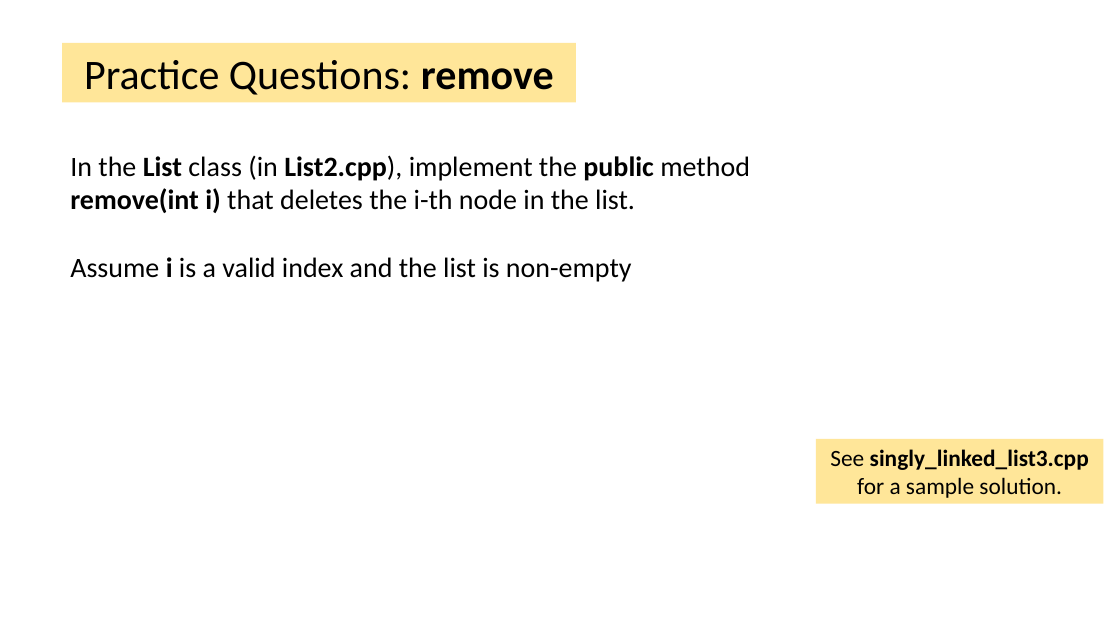
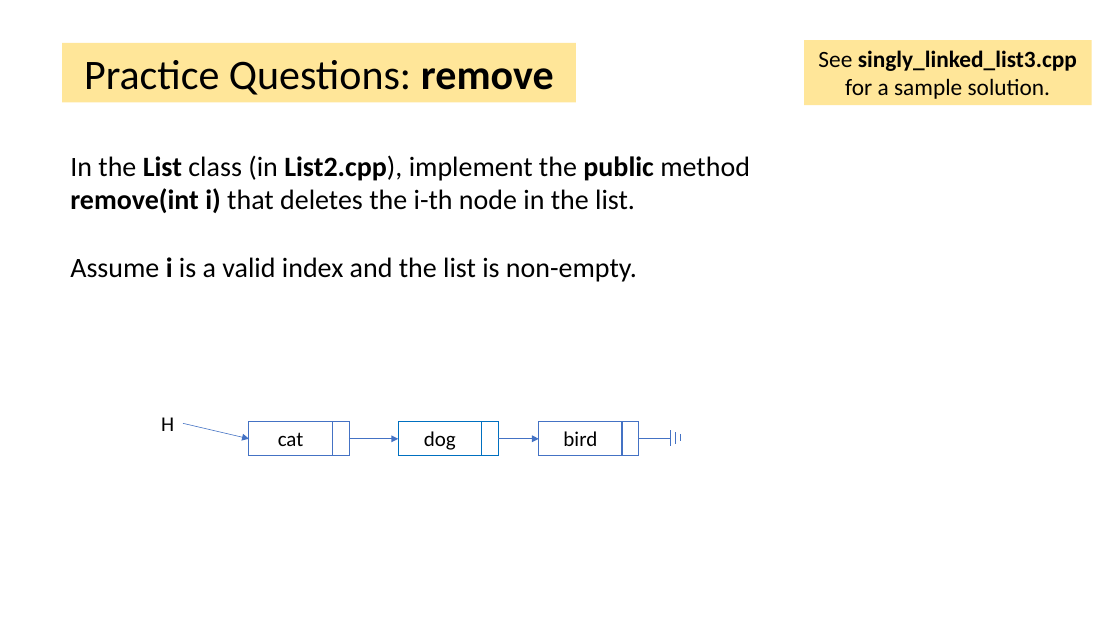
Before and after one commit to tjd1234/cmpt225fall2023, a slide deck: slide 9 of lecture_notes/week3/week3.pptx (slide 5 before the commit). Drawn at 1120x630 pixels with LibreOffice and Linux fonts; fonts in the diff are those of the drawing. Boxes give left, top, right and bottom in pixels: in the first picture for what was removed or moved away, otherwise in the second. Text is boxed around its words. In the diff, an @@ line names an element or a change of style, - is before the commit and + after.

```diff
--- a/lecture_notes/week3/week3.pptx
+++ b/lecture_notes/week3/week3.pptx
@@ rectangle "See singly_linked_list3.cpp for a sample ..." moved from (x1=816, y1=439, x2=1103, y2=503) to (x1=804, y1=40, x2=1091, y2=105) @@
@@ text at (x1=70, y1=257, x2=637, y2=282): text changed @@
-Assume i is a valid index and the list is non-empty
+Assume i is a valid index and the list is non-empty.
@@ text added at (x1=161, y1=417, x2=174, y2=431), 18 pt, text #000000 @@
+H
@@ arrow added from (183, 423) to (249, 439), #4472C4 0.5 pt @@
@@ rectangle added at (x1=249, y1=422, x2=332, y2=455), outline #4472C4 0.75 pt, 18 pt, text #000000 @@
+cat
@@ rectangle added at (x1=333, y1=422, x2=350, y2=455), outline #4472C4 0.75 pt @@
@@ arrow added from (350, 439) to (398, 439), #4472C4 0.5 pt @@
@@ rectangle added at (x1=398, y1=422, x2=481, y2=455), outline #0070C0 0.75 pt, 18 pt, text #000000 @@
+dog
@@ rectangle added at (x1=481, y1=422, x2=498, y2=455), outline #0070C0 1 pt @@
@@ arrow added from (498, 439) to (539, 439), #4472C4 0.5 pt @@
@@ group added at (x1=539, y1=422, x2=678, y2=455): 4 lines, 2 rectangles @@
+bird
```
Also in this commit, not shown: 3 other slides changed, 6 slides added, 5 other files.
